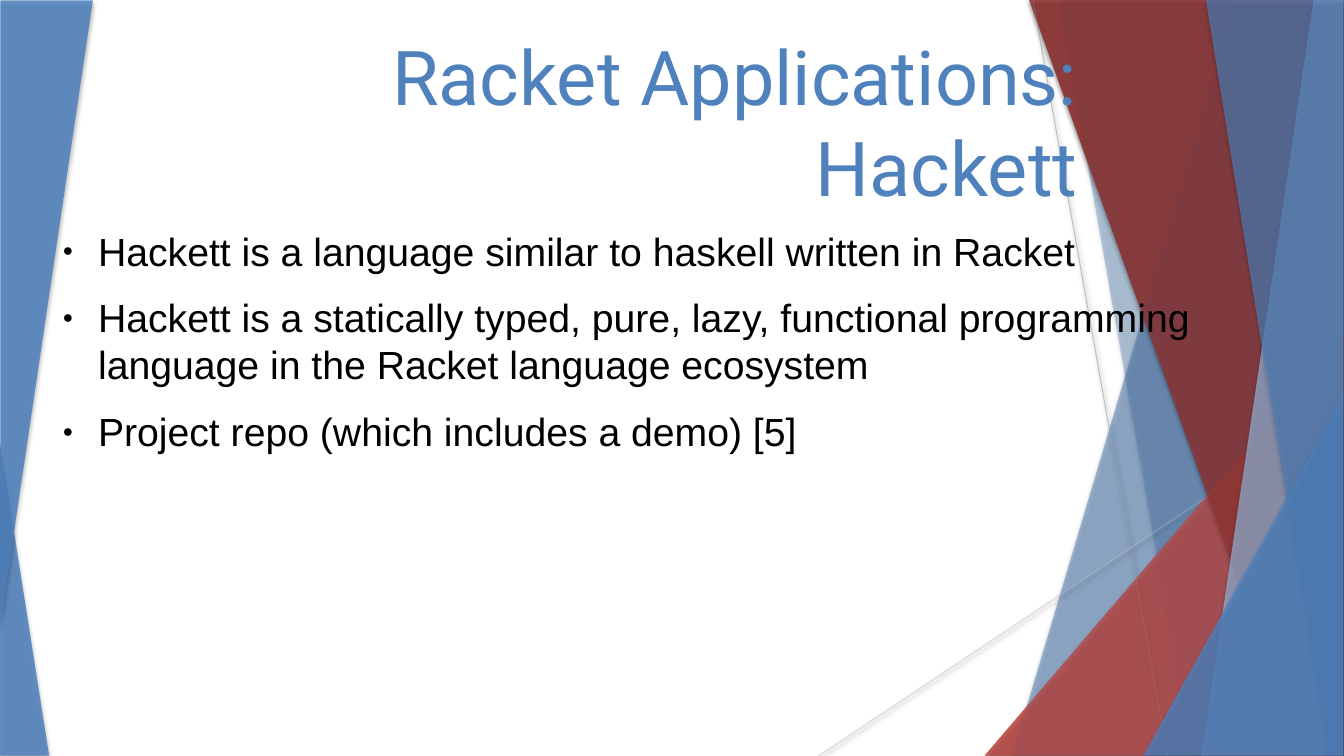
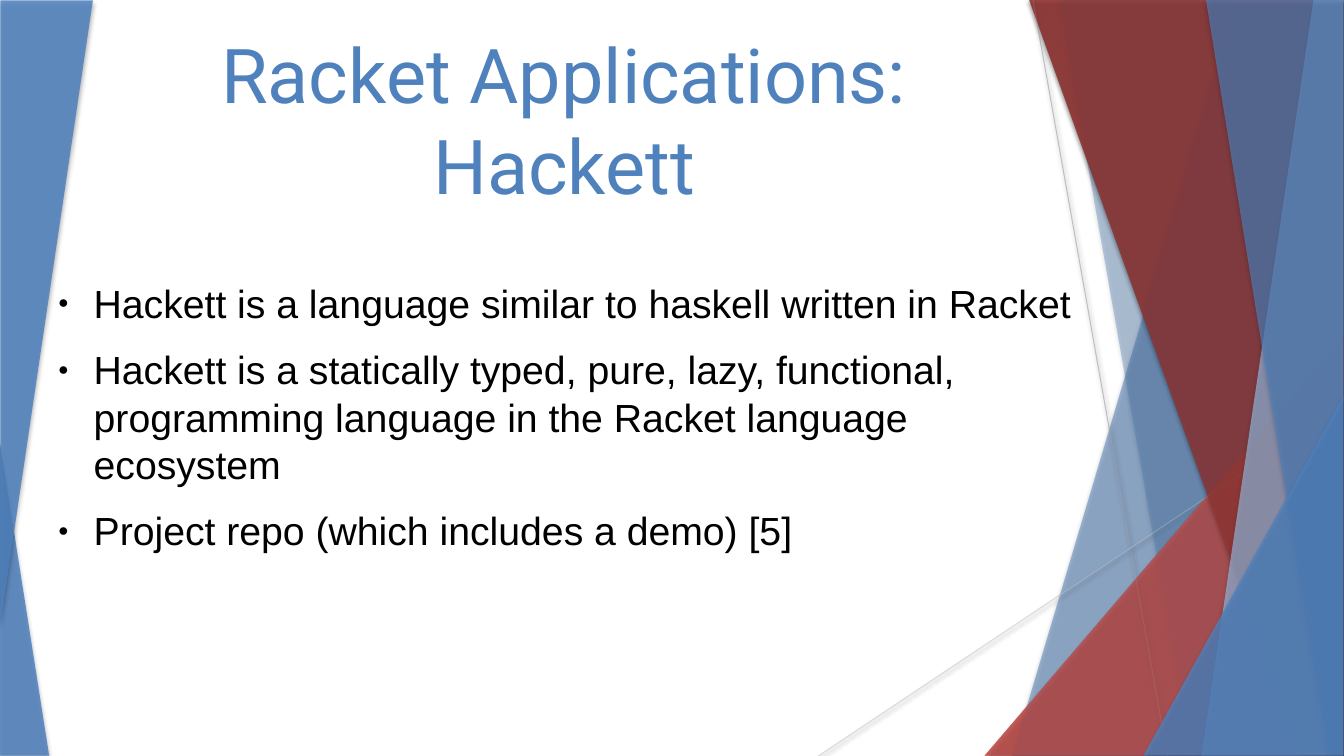
Before and after one commit to stevester94/CSC201_Project, a slide deck: slide 16 of CSC201Sec3Proj3Team4.pptx. Drawn at 1344x756 pixels with LibreOffice and Linux fonts; fonts in the diff are those of the drawing. Boxes give left, top, right and bottom in pixels: in the first picture for what was removed or moved away, otherwise in the second. Text is boxed around its words. In the diff, an @@ line names an element or a change of style, - is before the commit and + after.

```diff
--- a/CSC201Sec3Proj3Team4.pptx
+++ b/CSC201Sec3Proj3Team4.pptx
@@ text "Racket Applications: Hackett" moved from (x1=392, y1=37, x2=1078, y2=214) to (x1=221, y1=46, x2=907, y2=195) @@
@@ text "Racket Applications: Hackett" at (x1=221, y1=46, x2=907, y2=195): alignment right to centre @@
@@ text "Hackett is a language similar ..." moved from (x1=98, y1=235, x2=1190, y2=454) to (x1=94, y1=289, x2=1071, y2=553) @@
@@ text at (x1=94, y1=355, x2=954, y2=487): text changed @@
-● Hackett is a statically typed, pure, lazy, functional programming language in the Racket language ecosystem
+● Hackett is a statically typed, pure, lazy, functional, programming language in the Racket language ecosystem
```
Also in this commit, not shown: 12 other slides changed.
